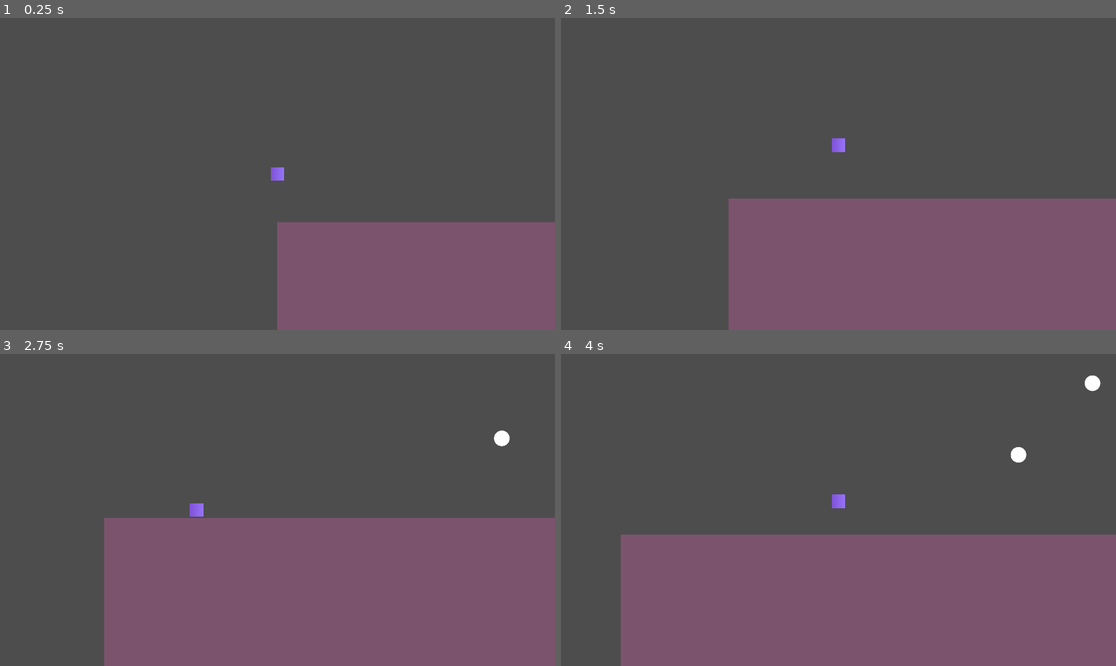
Above: before the commit, frames 1-4 (two rows, left to right).
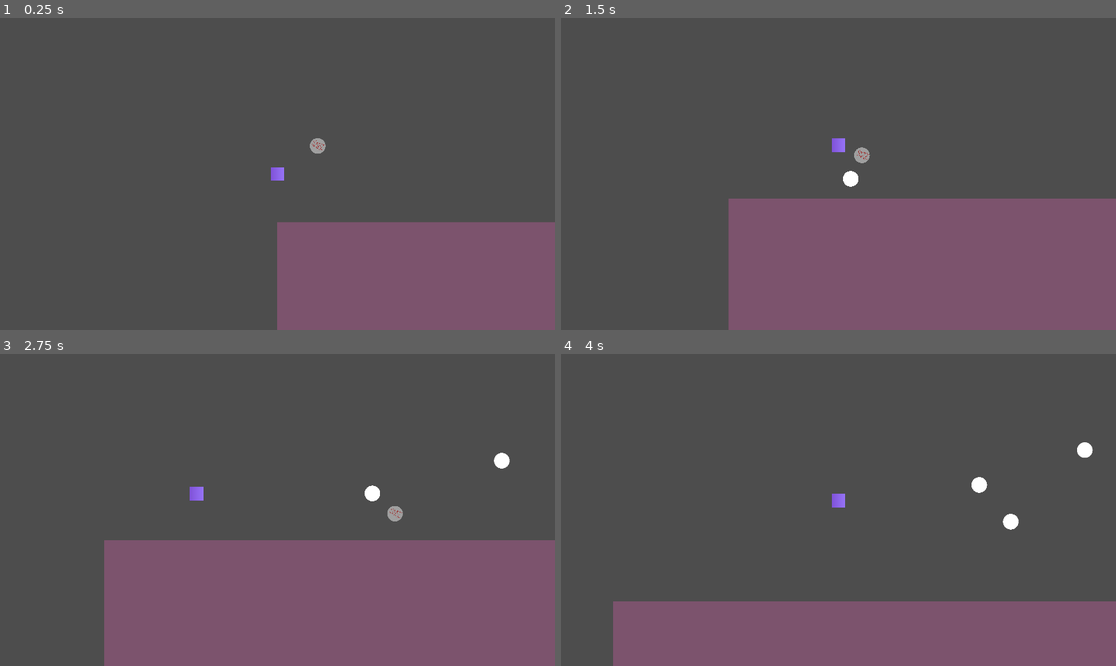
Above: after the commit, the same moments.

Repository: cmaciver/double-bubble-ggj
Game: Godot game, scene res://src/level.tscn
The game is run twice, just before and just after one commit, with the same random seed, the same clock (stepped at 60 frames per second) and the same inputs.
Inputs (mouse positions are in pixels of both pictures, inside the frame that each line leads up to):
- Up to frame 1 (0.25 s): no input
- Up to frame 2 (1.5 s): move the mouse to (960, 158) at 0.52 s; hold Right mouse button (r_click) 0.53-1.28 s; hold D (platform_right) from 0.53 s (still down); click (960, 158) at 0.6 s; tap Space (platform_jump) at 0.77 s; move the mouse to (727, 189) at 1.27 s; right-click (727, 189) at 1.35 s
- Up to frame 3 (2.75 s): tap Space (platform_jump) at 1.52 s; click (166, 525) at 1.55 s; move the mouse to (505, 438) at 2.02 s; release D (platform_right) at 2.03 s; hold A (platform_left) from 2.03 s (still down); hold Right mouse button (r_click) from 2.03 s (still down); click (505, 438) at 2.1 s
- Up to frame 4 (4 s): move the mouse to (810, 572) at 2.77 s; release A (platform_left) at 2.78 s; release Right mouse button (r_click) at 2.78 s; hold D (platform_right) from 2.78 s (still down); tap Shift (platform_aim) at 2.85 s; tap Space (platform_jump) at 3.02, 3.77 s; click (810, 572) at 3.05 s; move the mouse to (1005, 556) at 3.52 s; hold Right mouse button (r_click) from 3.53 s (still down)

The runs differ from the first frame. In frame 1, 0.1% of the frame differs, in the area x 55-59%, y 38-44%; in frame 2, 0.2%; in frame 3, 6.4%; in frame 4, 20%, in the area x 9-100%, y 6-100%.

Commit message:
fixed collision layer interaction shiizzz

Diff:
--- a/double-bubble/src/bubble-character.tscn
+++ b/double-bubble/src/bubble-character.tscn
@@ -7,8 +7,9 @@
 radius = 542.156
 
 [node name="Bubble Character" type="RigidBody2D"]
-collision_layer = 3
-collision_mask = 3
+collision_layer = 7
+collision_mask = 7
+can_sleep = false
 lock_rotation = true
 constant_force = Vector2(0, -980)
 script = ExtResource("1_ovhsf")
--- a/double-bubble/src/bubble_character.gd
+++ b/double-bubble/src/bubble_character.gd
@@ -24,7 +24,9 @@
 		else:
 			spawn_bubble()
 
+	#print("yar")
 	if Input.is_action_pressed("r_click"):
+		#print("har")
 		attract_towards_stuff()
 
 
@@ -62,17 +64,23 @@
 	if (linear_velocity.length() > MAX_SPEED):
 		linear_velocity = linear_velocity.normalized() * MAX_SPEED
 
+
 func pop() -> bool:
 	if popped == true: # doesn't actually pop if not refresh
 		return false
 
-	modulate = "#00000080"
+	modulate = "#FFFFFF40"
 	popped = true
 	$RefreshTimer.start(3)
-	print("gamig")
+	collision_layer = 0
+	collision_mask = 4
+
 	return true
 
 
 func _on_timer_timeout() -> void:
-	modulate = "#000000FF"
+	modulate = "#FFFFFFFF"
 	popped = false
+
+	collision_layer = 2 + 1
+	collision_mask = 1 + 2 + 4
--- a/double-bubble/src/level.tscn
+++ b/double-bubble/src/level.tscn
@@ -1,7 +1,8 @@
-[gd_scene load_steps=12 format=3 uid="uid://bqoocyk7qdk8f"]
+[gd_scene load_steps=13 format=3 uid="uid://bqoocyk7qdk8f"]
 
 [ext_resource type="PackedScene" uid="uid://c6yel3id1rfn4" path="res://src/player1/platformer-character.tscn" id="1_ufydh"]
 [ext_resource type="PackedScene" uid="uid://b8y8lwa85u1et" path="res://src/bubble.tscn" id="2_dmy4m"]
+[ext_resource type="PackedScene" uid="uid://c22vtnmo6hfwj" path="res://src/bubble-character.tscn" id="3_vq1nb"]
 
 [sub_resource type="RectangleShape2D" id="RectangleShape2D_8fh71"]
 size = Vector2(2241, 536)
@@ -36,6 +37,7 @@
 [node name="Level" type="Node2D"]
 
 [node name="StaticBody2D" type="StaticBody2D" parent="."]
+collision_layer = 5
 
 [node name="CollisionShape2D" type="CollisionShape2D" parent="StaticBody2D"]
 position = Vector2(1119.5, 460)
@@ -71,3 +73,6 @@
 
 [node name="Bubble2" parent="." instance=ExtResource("2_dmy4m")]
 position = Vector2(1376, -80)
+
+[node name="Bubble Character" parent="." instance=ExtResource("3_vq1nb")]
+position = Vector2(139, -67)
--- a/double-bubble/src/player1/platformer_character.gd
+++ b/double-bubble/src/player1/platformer_character.gd
@@ -95,9 +95,9 @@
 	#collide with bubble and bounce accordinlgyd
 	for i in get_slide_collision_count():
 		var collision = get_slide_collision(i)
-		if collision.get_collider().has_method("pop"):
-			collision.get_collider().pop()
-			if(position.y < collision.get_collider().position.y):
+		if collision.get_collider() is Bubble:
+			var bounce = collision.get_collider().pop()
+			if(bounce and position.y < collision.get_collider().position.y):
 				bounce_timer = .8;
 				jump_velocity = JUMP_DEFAULT;
 				velocity.y = jump_velocity;
